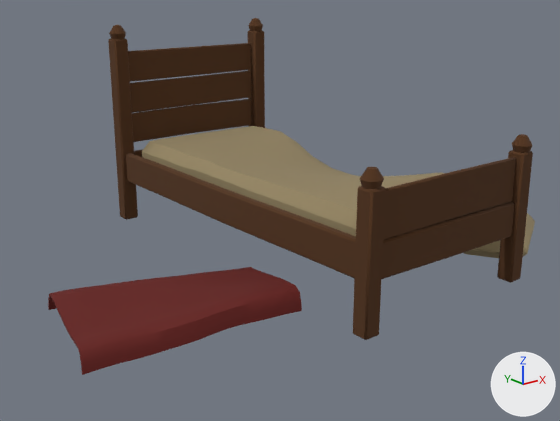
One commit to the glTF model godot/assets/props/modelle/bett_kaputt.glb: the scene before it, then after it.
Rendered twice from a 50 mm lens placed at (-2.43, -2.89, 1.36), pointed at (-0.22, -0.12, 0.26). Lighting does not change. The marker at lower right points along +X, +Y and +Z. The picture after the commit comes second. Vertices at exactly the same position are counted once.

Names of what the first picture shows: 'bett_kaputt'.
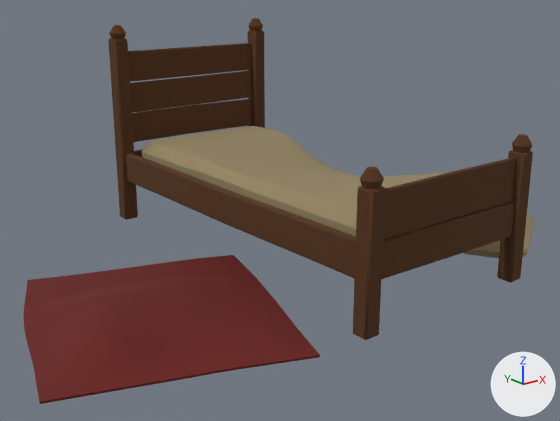
Changed parts and their boxes [x1, y1, x2, y2] in the pictures (560 x 421 px; the box of a moved part takes in the faces that stretch with it):
'bett_kaputt', reshaped (8% taller): before [48, 18, 535, 375]; after [24, 18, 535, 404]
part 1 of me_bett_kaputt, moved or reshaped: before [48, 267, 302, 375]; after [24, 255, 320, 404]

The change, as a diff of the scene's bpy script:
```diff
--- a/godot/assets/props/modelle/bett_kaputt.glb.py
+++ b/godot/assets/props/modelle/bett_kaputt.glb.py
@@ me_bett_kaputt @@
 # used by ob_bett_kaputt; location = (0.0, 0.0, 0.0)
-me_bett_kaputt.from_pydata(...)  # 2066 vertices, 4024 faces; spans x -1.44..1.18, y -1.0..1.0, z -0.02..1.08
+me_bett_kaputt.from_pydata(...)  # 2410 vertices, 4712 faces; spans x -1.64..1.18, y -1.0..1.0, z -0.01..1.08
+# me_bett_kaputt part 1: 1 vertex moved from x -0.53, y -0.3, z 0.06 to x -1.22, y -0.22, z 0.08; 713 vertices removed from x -1.44..-0.47, y -0.68..-0.02, z -0.02..0.12; 1057 vertices added at x -1.64..-0.36, y -0.98..0.39, z 0.0..0.11
 me_bett_kaputt.materials.append(mat_holz)
```
